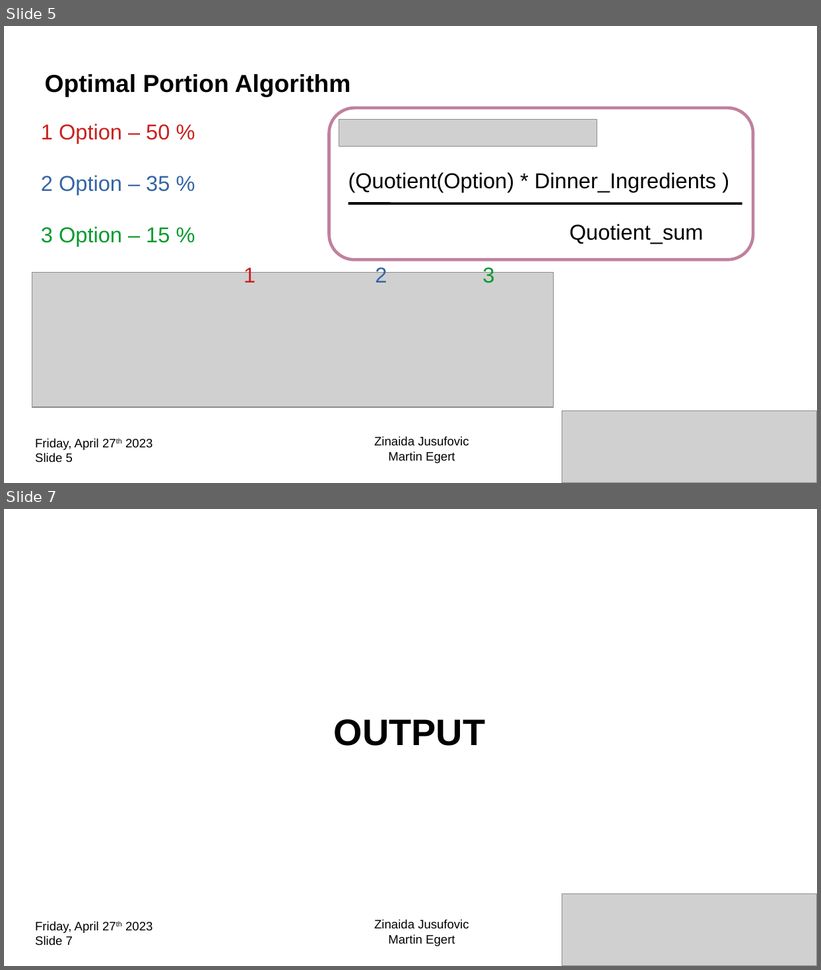
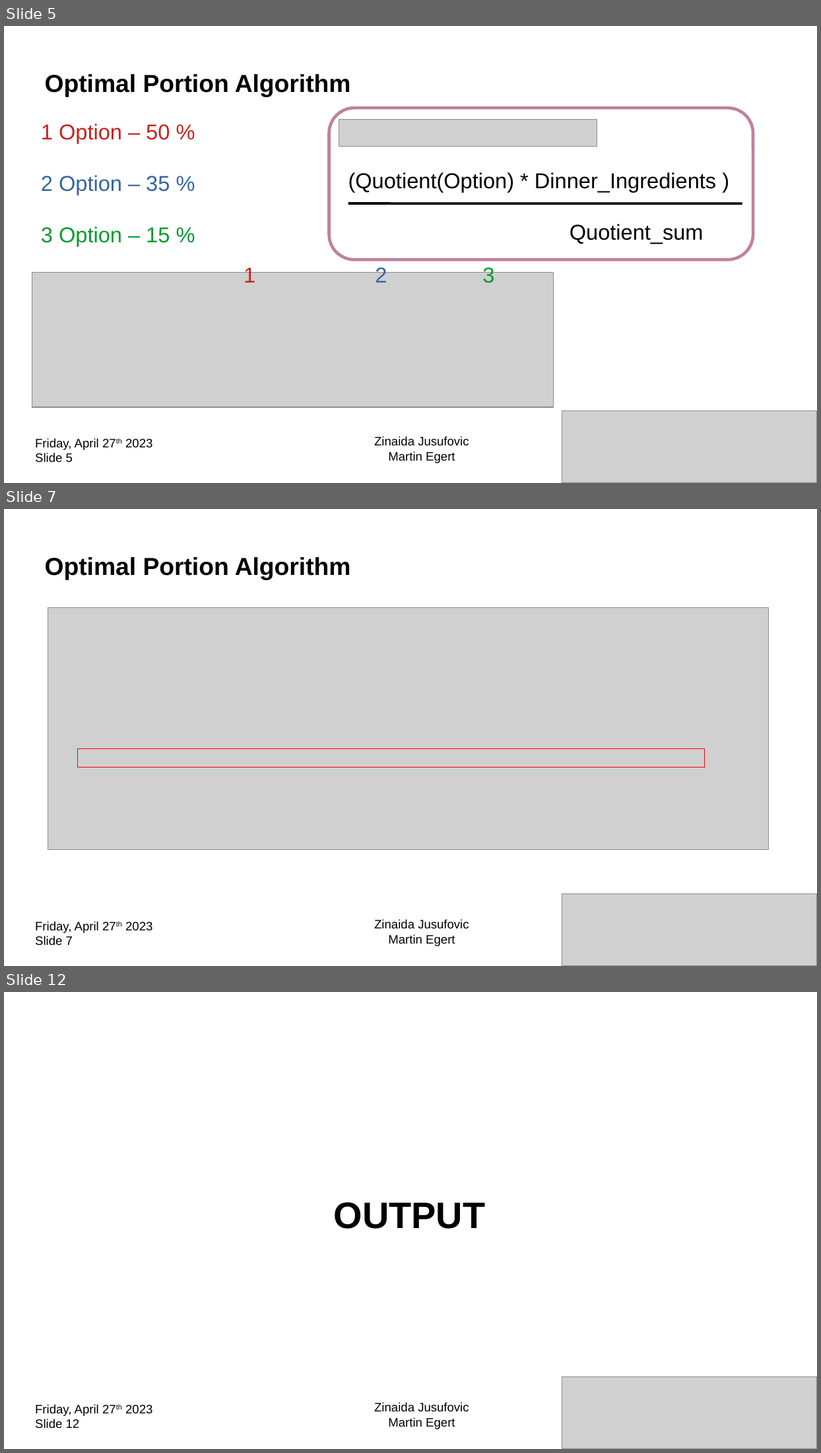
Before and after one commit to CodecoolGlobal/ehotel-buffet-java-zenais, a slide deck: presentation/20230413_EHotelBuffet.odp. Shown one above the other, each under a label of ours: slides 5 and 7 before the commit, slides 5, 7 and 12 after it; the slides between them are not shown. The pictures are 821x970 and 821x1453 pixels, drawn with LibreOffice and Linux fonts; fonts in the diff are those of the drawing; grey boxes stand for pictures. Boxes give left, top, right and bottom in pixels: in the first picture for what was removed or moved away, otherwise in the second. Text is boxed around its words. In the diff, an @@ line names an element or a change of style, - is before the commit and + after.

Commit message:
extracted methods from optimal refill and added screenshots to presentation

```diff
--- a/presentation/20230413_EHotelBuffet.odp
+++ b/presentation/20230413_EHotelBuffet.odp
@@ slide 7 added at <box>4,509,817,966</box>, background #FFFFFF @@
@@ title added at <box>45,557,351,580</box>, 24 pt, text #000000, bold @@
+Optimal Portion Algorithm
@@ picture added at <box>48,607,768,849</box> @@
@@ rectangle added at <box>78,749,705,767</box>, outline #FF0000 0 pt @@
@@ picture added at <box>562,894,817,966</box> @@
@@ text added at <box>35,921,152,946</box>, 12 pt, text #000000 @@
+Friday, April 27th 2023
+Slide 7
@@ text added at <box>374,920,469,947</box>, 12 pt, text #000000 @@
+Zinaida Jusufovic
+Martin Egert
@@ what was slide 7 is now slide 12 @@
@@ text at <box>35,1419,80,1429</box>: text changed @@
-Slide 7
+Slide 12
```
Also in this commit, not shown: 2 slides changed, 4 other slides added, 2 other files.
